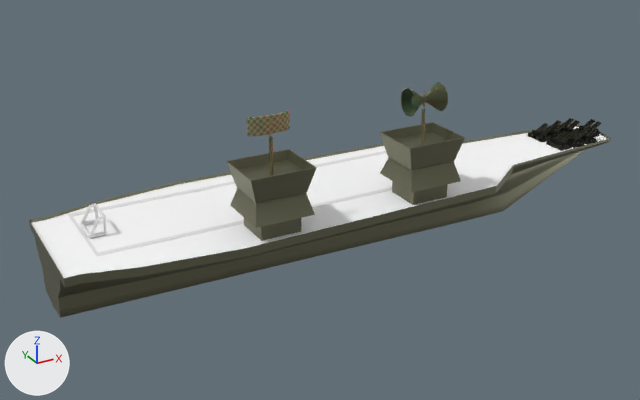
A saved change to the Blender file modelajes skins/Futbol/Barco5x2Fut.blend.
Rendered twice from a 50 mm camera at (-14.9, -11.09, 6.45) aimed at (-7.56, 2.25, -0.22). The axes (+X, +Y, +Z) are drawn at lower left. The lights are the same throughout.

Names of what the first picture shows: '1er Piso Torreta', '1er Piso Torreta.001', 'Antena', 'Cono.001', 'Cube.036', 'Cuerpo Barco', 'Cuerpo Mastil', 'Cuerpo Mastil.001', 'PB Torreta', 'PB Torreta.001'.
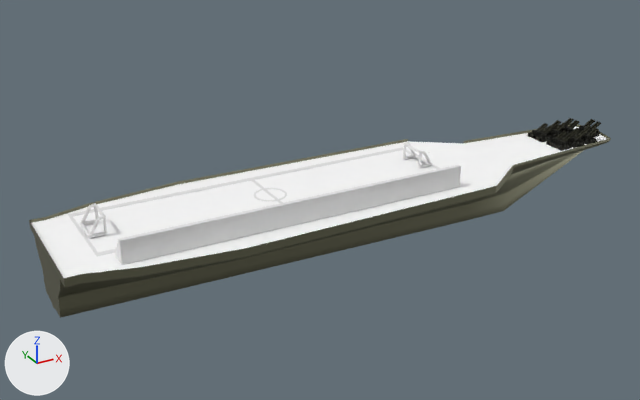
What the commit changed:
Mesh me_cubo_005 is new.
It has 38 vertices, 36 faces and spans x -1.23..5.23, y 2.53..2.88, z -0.17..0.28.
Object 'PB Torreta' (ob_pb_torreta) is deleted.
Object '1er Piso Torreta' (ob_1er_piso_torreta) is deleted.
Object 'Cuerpo Mastil' (ob_cuerpo_mastil) is deleted.
Object 'Antena' (ob_antena) is deleted.
Object 'Parte Superior Mastil' (ob_parte_superior_mastil) is deleted.
Object 'PB Torreta.001' (ob_pb_torreta_001) is deleted.
Object 'Cuerpo Mastil.001' (ob_cuerpo_mastil_001) is deleted.
Object '1er Piso Torreta.001' (ob_1er_piso_torreta_001) is deleted.
Object 'Cono.001' (ob_cono_001) is deleted.
Object 'Cubo' (ob_cubo) is new; it shows me_cubo_005.
Its location is (-10.48, -1.48, 0.15).

Changed parts and their boxes (x1, y1, x2, y2) in the pictures (640 x 400 px):
'Cubo', added
    after: (115, 165, 461, 265)
'1er Piso Torreta', deleted
    before: (226, 149, 317, 228)
'1er Piso Torreta.001', deleted
    before: (380, 122, 465, 193)
'Cono.001', deleted
    before: (401, 82, 448, 117)
'Antena', deleted
    before: (246, 110, 290, 136)
'PB Torreta', deleted (black)
    before: (244, 218, 301, 241)
'PB Torreta.001', deleted
    before: (392, 181, 448, 205)
'Cuerpo Mastil', deleted
    before: (269, 136, 274, 174)
'Cuerpo Mastil.001', deleted
    before: (420, 108, 426, 144)
